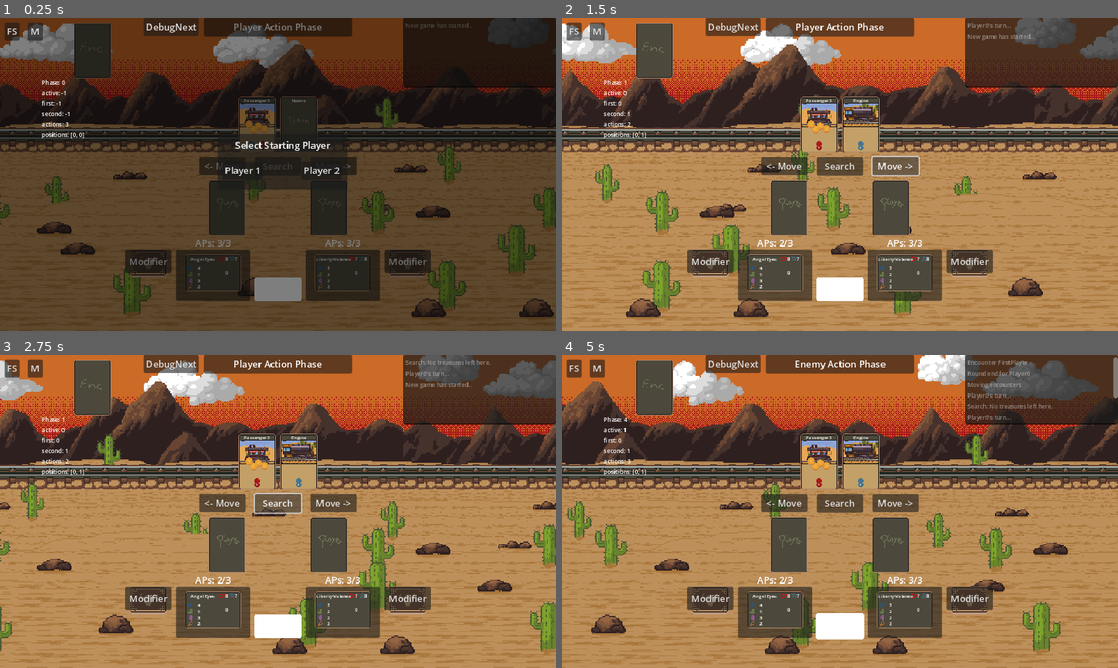
Above: before the commit, frames 1-4 (two rows, left to right).
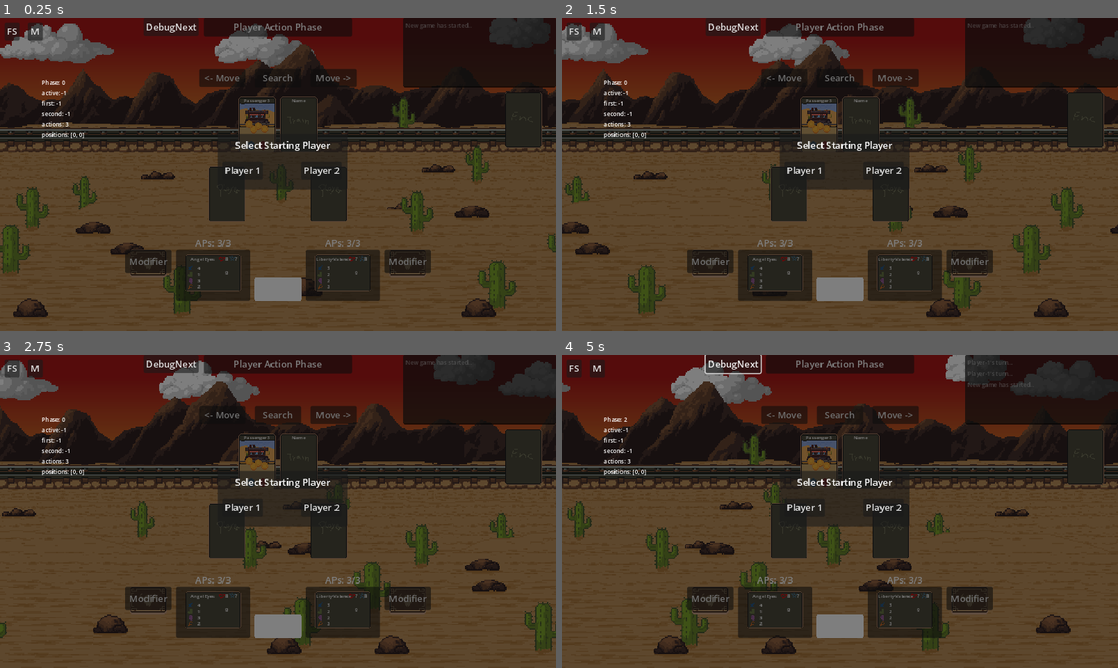
Above: after the commit, the same moments.

Repository: themangomago/GodotRandomWildJam
Game: Godot game, scene res://src/game_manager.tscn
Two runs of this game, one before a commit and one after it. Both use one fixed random seed, a clock stepped at 60 frames per second and the inputs below.
Inputs:
- Up to frame 1 (0.25 s): no input
- Up to frame 2 (1.5 s): click "<- Move" at 0.5 s; click "Move ->" at 1.25 s
- Up to frame 3 (2.75 s): click "Search" at 2 s
- Up to frame 4 (5 s): click "DebugNext" at 2.75 s; click "DebugNext" at 3.5 s; click "EndTurn" at 4.25 s

The runs differ from the first frame. In frame 1, 20% of the frame differs, in the area x 0-100%, y 0-96%; in frame 2, 89%; in frame 3, 89%; in frame 4, 89%, in the area x 0-100%, y 0-100%.

Commit message:
added a lot of cards

Diff:
--- a/src/_autoloads/data.gd
+++ b/src/_autoloads/data.gd
@@ -1,5 +1,70 @@
 extends Node
 
+
+var player_cards = [
+	# Weaknesses (deck: 2 random) # 6
+	{"type": Types.PlayerCardType.Weakness, "name": "Panik!", "desc": "", "effects": [{"e": "drop_cards", "a": -1}]},
+	{"type": Types.PlayerCardType.Weakness, "name": "Paranoia", "desc": "", "effects": [{"e": "gold", "a": -99}]},
+	{"type": Types.PlayerCardType.Weakness, "name": "Scatterbrained", "desc": "", "effects": [{"e": "scatterbrained"}]},
+	{"type": Types.PlayerCardType.Weakness, "name": "Rattlers Bite", "desc": "", "effects": [{"e": "rattlersbite"}]},
+	{"type": Types.PlayerCardType.Weakness, "name": "Traitor", "desc": "", "effects": [{"e": "threat_area"}]},
+	{"type": Types.PlayerCardType.Weakness, "name": "Bad Day", "desc": "", "effects": [{"e": "threat_area"}]},
+	# Skills #12
+	{"type": Types.PlayerCardType.Skill, "name": "First Aid", "desc": "Heals 2", "effects": [{"e": "heal", "a": 2}], "costs": 0},
+	{"type": Types.PlayerCardType.Skill, "name": "Lucky", "desc": "", "effects": [{"e": "skill_test", "a": 1}], "costs": 0},
+	{"type": Types.PlayerCardType.Skill, "name": "Sheriffs Badge", "desc": "", "effects": [{"e": "resilience", "a": -1}], "costs": 2},
+	{"type": Types.PlayerCardType.Skill, "name": "Fortified Homestead", "desc": "", "effects": [{"e": "resilience", "a": -1}], "costs": 2},
+	{"type": Types.PlayerCardType.Skill, "name": "Gold Rush", "desc": "", "effects": [{"e": "intelligence", "a": 2}], "costs": 2},
+	{"type": Types.PlayerCardType.Skill, "name": "Dynamite", "desc": "", "effects": [{"e": "damage_all", "a": 3}], "costs": 4},
+	{"type": Types.PlayerCardType.Skill, "name": "Deadeye", "desc": "", "effects": [{"e": "attack", "a": 2}], "costs": 2},
+	{"type": Types.PlayerCardType.Skill, "name": "Lasso", "desc": "", "effects": [{"e": "dodge", "a": 2}], "costs": 2},
+	{"type": Types.PlayerCardType.Skill, "name": "Guts", "desc": "", "effects": [{"e": "skill_test", "a": 1}], "costs": 1},
+	{"type": Types.PlayerCardType.Skill, "name": "True Grit", "desc": "", "effects": [{"e": "skill_test", "a": 2}], "costs": 2},
+	{"type": Types.PlayerCardType.Skill, "name": "Snake Oil", "desc": "", "effects": [{"e": "skill_test", "a": 2}, {"e": "heal", "a": -2}], "costs": 1},
+	{"type": Types.PlayerCardType.Skill, "name": "Saddlebags", "desc": "", "effects": [{"e": "gold", "a": 4}], "costs": 1},
+	# Assets #12
+	{"type": Types.PlayerCardType.Asset, "name": "Lockpick", "desc": "", "effects": [{"e": "intelligence", "a": 1}], "location": Types.AssetLocationType.Hand, "costs": 2},
+	{"type": Types.PlayerCardType.Asset, "name": "LeMat Revolver", "desc": "", "effects": [{"e": "attack", "a": 1}], "location": Types.AssetLocationType.Hand, "costs": 2},
+	{"type": Types.PlayerCardType.Asset, "name": "Derringer", "desc": "", "effects": [{"e": "attack", "a": 2}], "location": Types.AssetLocationType.Hand, "costs": 2},
+	{"type": Types.PlayerCardType.Asset, "name": "Colt", "desc": "", "effects": [{"e": "attack", "a": 2}], "location": Types.AssetLocationType.Hand, "costs": 3},
+	{"type": Types.PlayerCardType.Asset, "name": "Winchester 1873", "desc": "", "effects": [{"e": "attack", "a": 2}], "location": Types.AssetLocationType.Hand, "costs": 3},
+	{"type": Types.PlayerCardType.Asset, "name": "Knife", "desc": "", "effects": [{"e": "attack", "a": 1}], "location": Types.AssetLocationType.Hand, "costs": 1},
+	{"type": Types.PlayerCardType.Asset, "name": "Steton Hat", "desc": "", "effects": [{"e": "intelligence", "a": 1}], "location": Types.AssetLocationType.Head, "costs": 1},
+	{"type": Types.PlayerCardType.Asset, "name": "Bandana", "desc": "", "effects": [{"e": "dodge", "a": 1}], "location": Types.AssetLocationType.Head, "costs": 1},
+	{"type": Types.PlayerCardType.Asset, "name": "Neckerchief", "desc": "", "effects": [{"e": "willpower", "a": 1}], "location": Types.AssetLocationType.Head, "costs": 1},
+	{"type": Types.PlayerCardType.Asset, "name": "Buckskin Jacket", "desc": "", "effects": [{"e": "heal", "a": 2}], "location": Types.AssetLocationType.Head, "costs": 1},
+	{"type": Types.PlayerCardType.Asset, "name": "Bullet Proof Vest", "desc": "", "effects": [{"e": "heal", "a": 2}, {"e": "resilience", "a": -1}], "location": Types.AssetLocationType.Head, "costs": 2},
+	{"type": Types.PlayerCardType.Asset, "name": "Spurs", "desc": "", "effects": [{"e": "dodge", "a": 1}], "location": Types.AssetLocationType.Head, "costs": 1},
+]
+
+var hero_decks = [
+	[-1, -1, 6, 6, 7, 7, 8, 9, 10, 11, 12, 13, 14, 15, 16, 17, 18, 21, 23, 24, 27, 28], #angel
+	[-1, -1, 6, 6, 7, 7, 8, 9, 10, 11, 12, 13, 14, 15, 16, 17, 18, 22, 23, 25, 27, 29], #liberty
+	[-1, -1, 6, 6, 7, 7, 8, 9, 10, 11, 12, 13, 14, 15, 16, 17, 18, 19, 23, 26, 28, 29], #indio
+]
+
+var encounter_cards = [
+	# Treachery
+	{"type": Types.EncounterCardType.Treachery, "name": "Sudden Fog", "desc": "", "effects": [{"e": "search", "a": 1}]},
+	{"type": Types.EncounterCardType.Treachery, "name": "Sudden Brake", "desc": "", "effects": [{"e": "dodge_check", "a": 3, "s": {}, "f": {"e": "health", "a": -2}}]},
+	{"type": Types.EncounterCardType.Treachery, "name": "Explosive Cargo", "desc": "", "effects": [{"e": "intelligence_check", "a": 3, "s": {}, "f": {"e": "health", "a": -2}}]},
+	{"type": Types.EncounterCardType.Treachery, "name": "Jammed Door", "desc": "", "effects": [{"e": "attack_check", "a": 3, "s": {}, "f": {"e": "health", "a": -2}}]},
+	{"type": Types.EncounterCardType.Treachery, "name": "Derailment", "desc": "", "effects": [{"e": "willpower_check", "a": 3, "s": {}, "f": {"e": "resilience", "a": -2}}]},
+	{"type": Types.EncounterCardType.Treachery, "name": "Train Sickness", "desc": "", "effects": [{"e": "dodge_check", "a": 3, "s": {}, "f": {"e": "resilience", "a": -2}}]},
+	{"type": Types.EncounterCardType.Treachery, "name": "Cursed Relic", "desc": "", "effects": [{"e": "health", "a": -1}, {"e": "resilience", "a": -1}]},
+	{"type": Types.EncounterCardType.Treachery, "name": "Bribery", "desc": "Lose 2 gold or resilience -1", "effects": [{"e": "gold", "a": -2}]},
+	{"type": Types.EncounterCardType.Treachery, "name": "Safe-Cracking", "desc": "", "effects": [{"e": "intelligence_check", "a": 3, "s": {"e": "gold", "a": 2}, "f": {"e": "resilience", "a": -1}}]},
+	{"type": Types.EncounterCardType.Treachery, "name": "Panic in the Crowd", "desc": "", "effects": [{"e": "resilience", "a": -1}]},
+	{"type": Types.EncounterCardType.Treachery, "name": "Sudden Frog", "desc": "", "effects": []},
+	{"type": Types.EncounterCardType.Treachery, "name": "Dense Exhaust Fumes", "desc": "", "effects": [{"e": "search", "a": 1}]},
+	# Enenemy
+	{"type": Types.EncounterCardType.Enemy, "name": "Railway Guard", "desc": "", "stats": [3, 2, 2], "damage": [1, 0]},
+	{"type": Types.EncounterCardType.Enemy, "name": "Crazed Traveller", "desc": "", "stats": [3, 2, 2], "damage": [1, 1]},
+	{"type": Types.EncounterCardType.Enemy, "name": "Gunslinger", "desc": "", "stats": [4, 4, 3], "damage": [2, 0]},
+	{"type": Types.EncounterCardType.Enemy, "name": "Marshal", "desc": "", "stats": [4, 2, 3], "damage": [2, 0]},
+	{"type": Types.EncounterCardType.Enemy, "name": "Train Conductor", "desc": "", "stats": [2, 2, 2], "damage": [1, 0]},
+	{"type": Types.EncounterCardType.Enemy, "name": "Guard Dog", "desc": "", "stats": [2, 1, 4], "damage": [1, 1]},
+]
 
 var train_deck = [
 	{
--- a/src/_autoloads/types.gd
+++ b/src/_autoloads/types.gd
@@ -11,6 +11,12 @@
   Asset,
   Skill,
   Weakness,
+}
+
+enum AssetLocationType {
+  Head,
+  Hand,
+  Body
 }
 
 enum EncounterCardType {
@@ -56,7 +62,8 @@
   ResupplySecondPlayer = 7,
   DiscardFirstPlayer = 8,
   DiscardSecondPlayer = 9,
-  CheckEndGame = 10,
+  DrawEnemyCard = 10,
+  CheckEndGame = 11,
 }
 
 enum CardOwner {
--- a/src/game_manager.gd
+++ b/src/game_manager.gd
@@ -157,7 +157,12 @@
 			retVal = action_move(payload)
 		Types.ActionType.Search:
 			retVal = action_search()
-
+		Types.ActionType.Attack:
+			pass
+		Types.ActionType.Evade:
+			pass
+		Types.ActionType.PlayCard:
+			pass
 
 
 	if not retVal:
--- a/src/game_manager.tscn
+++ b/src/game_manager.tscn
@@ -1,6 +1,5 @@
 [gd_scene load_steps=27 format=3 uid="uid://dqcwmuvs02sdx"]
 
-[ext_resource type="Texture2D" uid="uid://cjxvcj0aimtxa" path="res://dummy.png" id="1_8cjmr"]
 [ext_resource type="Script" path="res://src/game_manager.gd" id="1_ntnnl"]
 [ext_resource type="Texture2D" uid="uid://cvddx1rtog8uu" path="res://assets/background/background6.png" id="3_2p320"]
 [ext_resource type="PackedScene" uid="uid://wrag78ilftgy" path="res://src/deck.tscn" id="3_he6rw"]
@@ -12,22 +11,23 @@
 [ext_resource type="Texture2D" uid="uid://h3hx2yhp1ixm" path="res://assets/background/background4.png" id="5_77tke"]
 [ext_resource type="Texture2D" uid="uid://c1fsj3uwu18r5" path="res://assets/background/background1.png" id="5_hx7rd"]
 [ext_resource type="Shader" path="res://src/scroll.gdshader" id="7_pbrlv"]
+[ext_resource type="Texture2D" path="res://assets/test/dummy.png" id="9_p5rfa"]
 
 [sub_resource type="ShaderMaterial" id="ShaderMaterial_iuwb3"]
 shader = ExtResource("7_pbrlv")
-shader_parameter/speed = 0.05
+shader_parameter/speed = 0.04
 
 [sub_resource type="ShaderMaterial" id="ShaderMaterial_5uqp4"]
 shader = ExtResource("7_pbrlv")
-shader_parameter/speed = 0.1
+shader_parameter/speed = 0.06
 
 [sub_resource type="ShaderMaterial" id="ShaderMaterial_pcw13"]
 shader = ExtResource("7_pbrlv")
-shader_parameter/speed = 0.2
+shader_parameter/speed = 0.08
 
 [sub_resource type="ShaderMaterial" id="ShaderMaterial_t0ltn"]
 shader = ExtResource("7_pbrlv")
-shader_parameter/speed = 0.3
+shader_parameter/speed = 0.1
 
 [sub_resource type="Shader" id="Shader_pjty7"]
 code = "shader_type canvas_item;
@@ -41,11 +41,11 @@
 
 [sub_resource type="ShaderMaterial" id="ShaderMaterial_onido"]
 shader = SubResource("Shader_pjty7")
-shader_parameter/speed = 0.4
+shader_parameter/speed = 0.12
 
 [sub_resource type="ShaderMaterial" id="ShaderMaterial_3wkj2"]
 shader = ExtResource("7_pbrlv")
-shader_parameter/speed = 0.5
+shader_parameter/speed = 0.14
 
 [sub_resource type="ShaderMaterial" id="ShaderMaterial_mrxlh"]
 shader = ExtResource("7_pbrlv")
@@ -157,16 +157,6 @@
 grow_vertical = 2
 script = ExtResource("1_ntnnl")
 
-[node name="dummy" type="TextureRect" parent="."]
-visible = false
-layout_mode = 1
-anchors_preset = 15
-anchor_right = 1.0
-anchor_bottom = 1.0
-grow_horizontal = 2
-grow_vertical = 2
-texture = ExtResource("1_8cjmr")
-
 [node name="Background" type="Node2D" parent="."]
 texture_repeat = 2
 scale = Vector2(2, 2)
@@ -201,28 +191,37 @@
 texture = ExtResource("5_hx7rd")
 centered = false
 
+[node name="dummy" type="TextureRect" parent="."]
+layout_mode = 1
+anchors_preset = 15
+anchor_right = 1.0
+anchor_bottom = 1.0
+grow_horizontal = 2
+grow_vertical = 2
+texture = ExtResource("9_p5rfa")
+
 [node name="EncounterPile" parent="." instance=ExtResource("3_he6rw")]
 layout_mode = 0
-offset_left = 128.0
-offset_top = 8.0
-offset_right = 192.0
-offset_bottom = 104.0
+offset_left = 872.0
+offset_top = 128.0
+offset_right = 936.0
+offset_bottom = 224.0
 deck_type = 2
 
 [node name="Player1Pile" parent="." instance=ExtResource("3_he6rw")]
 layout_mode = 0
 offset_left = 360.0
-offset_top = 280.0
+offset_top = 256.0
 offset_right = 424.0
-offset_bottom = 376.0
+offset_bottom = 352.0
 deck_owner = 1
 
 [node name="Player2Pile" parent="." instance=ExtResource("3_he6rw")]
 layout_mode = 0
 offset_left = 536.0
-offset_top = 280.0
+offset_top = 256.0
 offset_right = 600.0
-offset_bottom = 376.0
+offset_bottom = 352.0
 deck_owner = 2
 
 [node name="Log" type="TextEdit" parent="."]
@@ -244,17 +243,17 @@
 [node name="MoveLeft" type="Button" parent="."]
 layout_mode = 0
 offset_left = 344.0
-offset_top = 240.0
+offset_top = 88.0
 offset_right = 424.0
-offset_bottom = 271.0
+offset_bottom = 119.0
 text = "<- Move"
 
 [node name="MoveRight" type="Button" parent="."]
 layout_mode = 0
 offset_left = 536.0
-offset_top = 240.0
+offset_top = 88.0
 offset_right = 616.0
-offset_bottom = 271.0
+offset_bottom = 119.0
 text = "Move ->"
 
 [node name="EndTurn" type="Button" parent="."]
@@ -297,9 +296,9 @@
 [node name="Search" type="Button" parent="."]
 layout_mode = 0
 offset_left = 440.0
-offset_top = 240.0
+offset_top = 88.0
 offset_right = 520.0
-offset_bottom = 272.0
+offset_bottom = 120.0
 text = "Search"
 
 [node name="CharSheetP1" parent="." instance=ExtResource("4_e023n")]
Binary file changed: assets/background/background.ase
Binary file changed: assets/background/background6.png
Binary file changed: assets/cards/cards.ase
Binary file changed: assets/cards/modifiers.ase
Binary file changed: assets/cards/modifiers.png
Binary file added: assets/dummy.ase
Binary file added: assets/dummy.png
Not shown, changed: assets/dummy.png.import
Binary file removed: dummy.ase
Binary file removed: dummy.png
Not shown, changed: README.md
